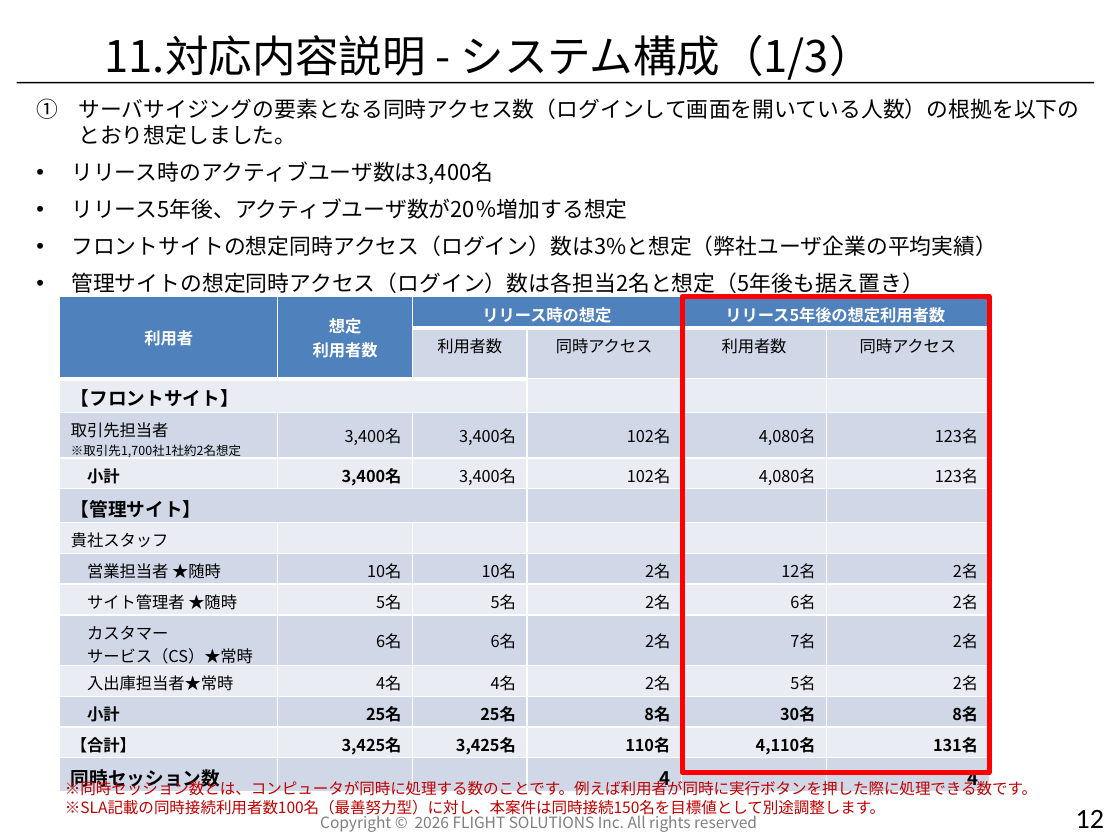
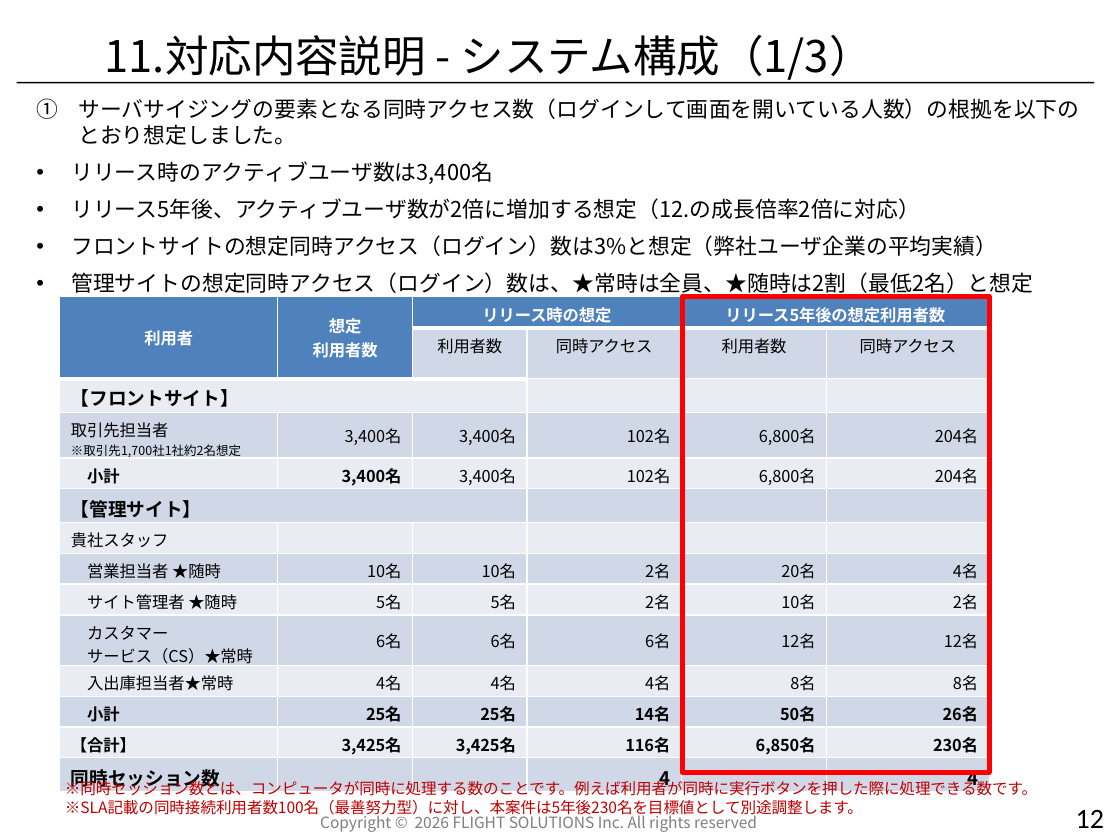
Before and after one commit to kozonoflight/git_tutorial, a slide deck: slide 12 of 要件定義書_非機能要件_20260917_v2.pptx. Drawn at 1120x840 pixels with LibreOffice and Linux fonts; fonts in the diff are those of the drawing; background and template pictures are left out. Boxes give left, top, right and bottom in pixels: in the first picture for what was removed or moved away, otherwise in the second. Text is boxed around its words. In the diff, an @@ line names an element or a change of style, - is before the commit and + after.

```diff
--- a/要件定義書_非機能要件_20260917_v2.pptx
+++ b/要件定義書_非機能要件_20260917_v2.pptx
@@ text at (71, 198, 920, 219): text changed @@
-• リリース5年後、アクティブユーザ数が20％増加する想定
+• リリース5年後、アクティブユーザ数が2倍に増加する想定（12.の成長倍率2倍に対応）
@@ table at (59, 297, 989, 794) @@
-row 4, column 5: 4,080名
+row 4, column 5: 6,800名
-row 4, column 6: 123名
+row 4, column 6: 204名
-row 5, column 5: 4,080名
+row 5, column 5: 6,800名
-row 5, column 6: 123名
+row 5, column 6: 204名
-row 8, column 5: 12名
+row 8, column 5: 20名
-row 8, column 6: 2名
+row 8, column 6: 4名
-row 9, column 5: 6名
+row 9, column 5: 10名
-row 10: カスタマー / サービス（CS）★常時 | 6名 | 6名 | 2名 | 7名 | 2名
+row 10: カスタマー / サービス（CS）★常時 | 6名 | 6名 | 6名 | 12名 | 12名
-row 11: 入出庫担当者★常時 | 4名 | 4名 | 2名 | 5名 | 2名
+row 11: 入出庫担当者★常時 | 4名 | 4名 | 4名 | 8名 | 8名
-row 12: 小計 | 25名 | 25名 | 8名 | 30名 | 8名
+row 12: 小計 | 25名 | 25名 | 14名 | 50名 | 26名
-row 13: 【合計】 | 3,425名 | 3,425名 | 110名 | 4,110名 | 131名
+row 13: 【合計】 | 3,425名 | 3,425名 | 116名 | 6,850名 | 230名
@@ text at (71, 272, 1033, 297): text changed @@
-• 管理サイトの想定同時アクセス（ログイン）数は各担当2名と想定（5年後も据え置き）
+• 管理サイトの想定同時アクセス（ログイン）数は、★常時は全員、★随時は2割（最低2名）と想定
@@ text at (65, 800, 863, 818): text changed @@
-※SLA記載の同時接続利用者数100名（最善努力型）に対し、本案件は同時接続150名を目標値として別途調整します。
+※SLA記載の同時接続利用者数100名（最善努力型）に対し、本案件は5年後230名を目標値として別途調整します。
```
Also in this commit, not shown: 4 other slides changed, 1 other file.
